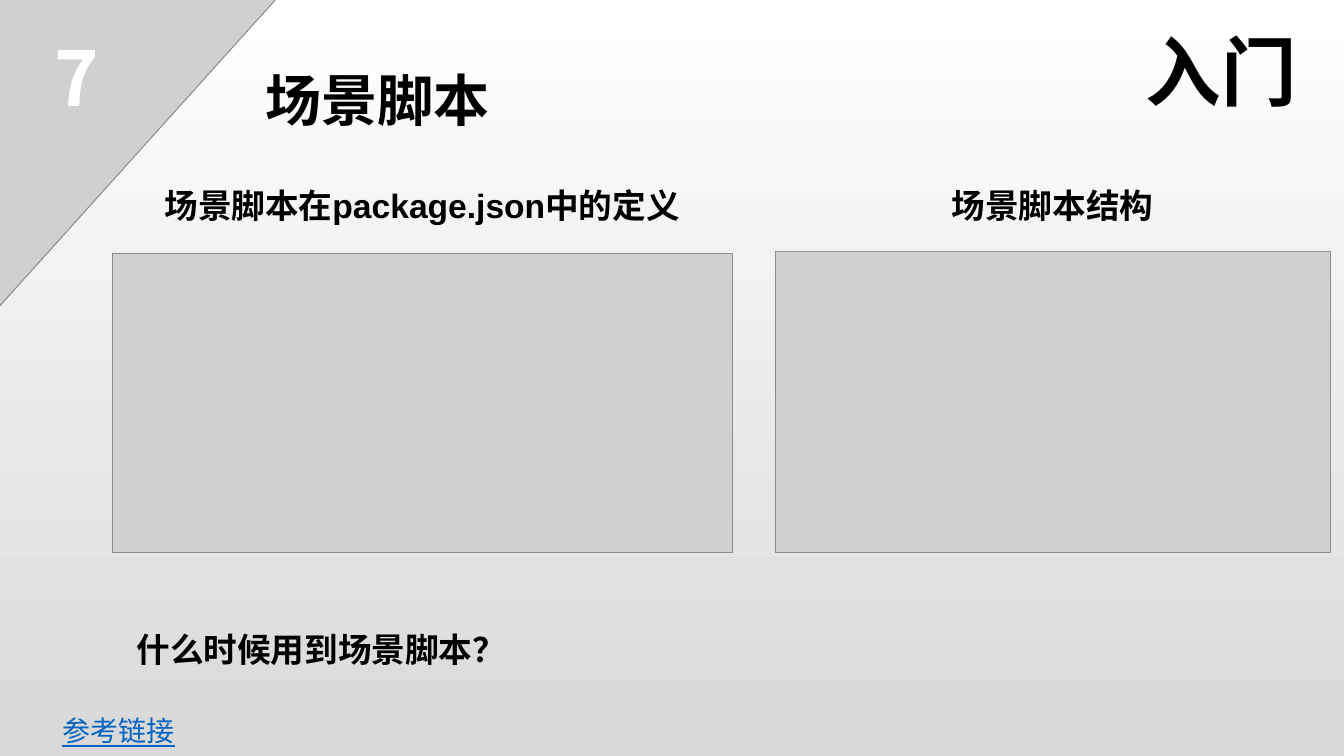
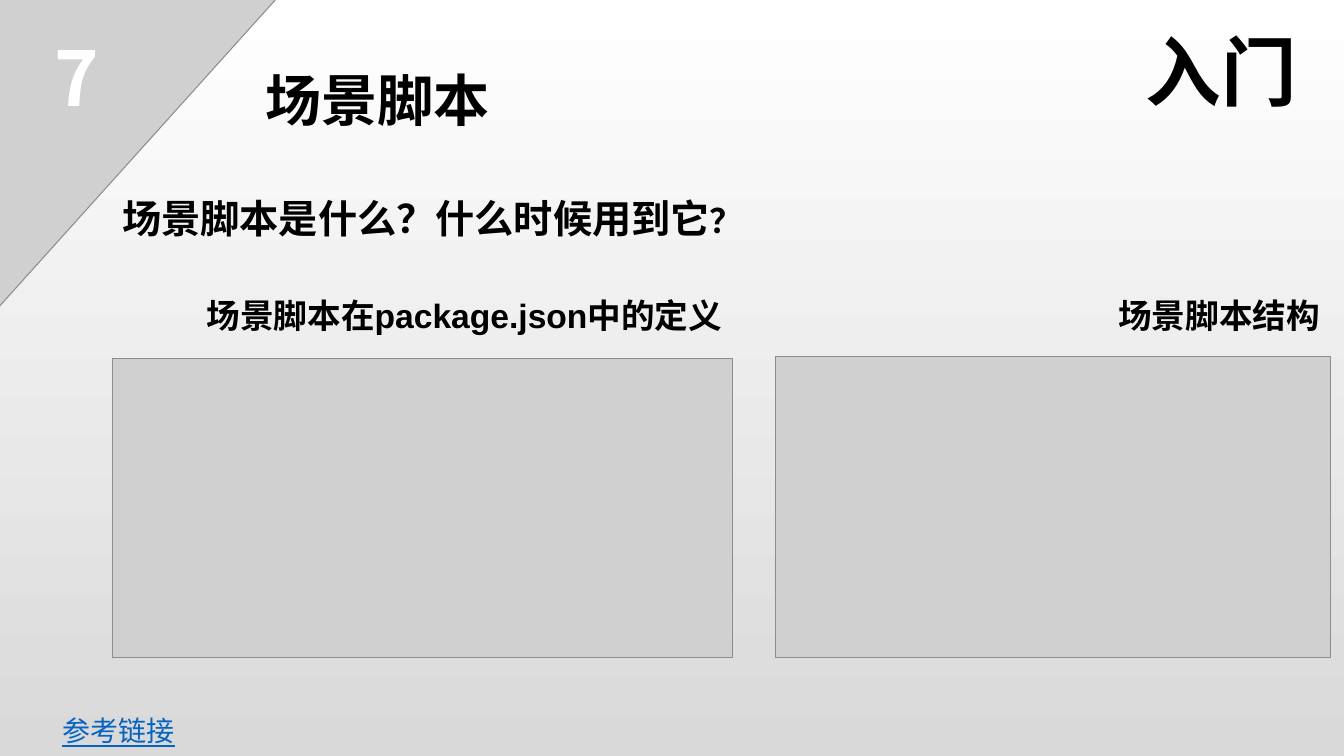
Before and after one commit to 1226085293/PPT_DEMO, a slide deck: slide 21 of doc/3.x插件开发.pptx. Drawn at 1344x756 pixels with LibreOffice and Linux fonts; fonts in the diff are those of the drawing; grey boxes stand for pictures. Boxes give left, top, right and bottom in pixels: in the first picture for what was removed or moved away, otherwise in the second. Text is boxed around its words. In the diff, an @@ line names an element or a change of style, - is before the commit and + after.

```diff
--- a/doc/3.x插件开发.pptx
+++ b/doc/3.x插件开发.pptx
@@ text at [122, 199, 709, 237]: text changed; size 24 to 28 pt @@
-什么时候用到场景脚本？
+场景脚本是什么？什么时候用到它？
@@ text "场景脚本在package.json中的定义": place and size @@
-text "场景脚本在package.json中的定义" at [164, 189, 679, 225]
+text "场景脚本在package.json中的定义" at [207, 299, 722, 335]
@@ text "场景脚本结构": place and size @@
-text "场景脚本结构" at [952, 189, 1154, 221]
+text "场景脚本结构" at [1118, 299, 1320, 331]
@@ picture: place and size @@
-picture at [113, 253, 733, 553]
+picture at [113, 359, 733, 658]
@@ picture: place and size @@
-picture at [775, 252, 1331, 553]
+picture at [775, 357, 1331, 657]
```
Also in this commit, not shown: 3 other slides changed.
